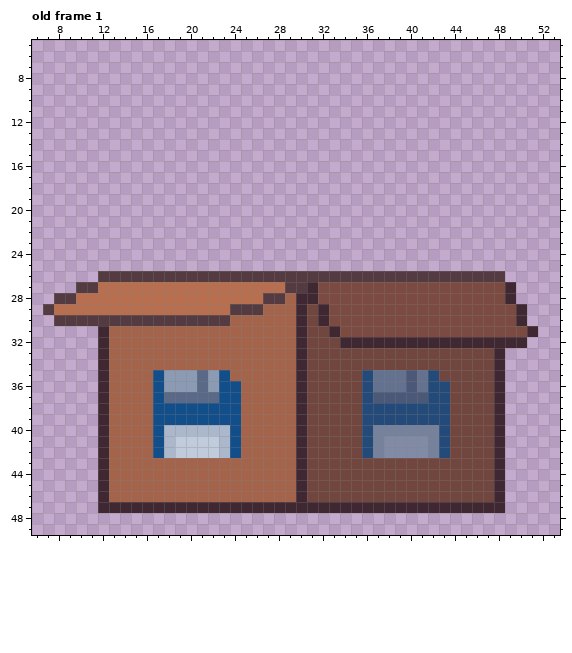
One commit to this pixel-art file: assets/art/ui/savebox.aseprite. The first picture shows the starting point.
64x64 pixels, 1 frame. Shown: old frame 1: x 6..53, y 5..49. The commit also changed other frames, which this record leaves out.
Once edited:
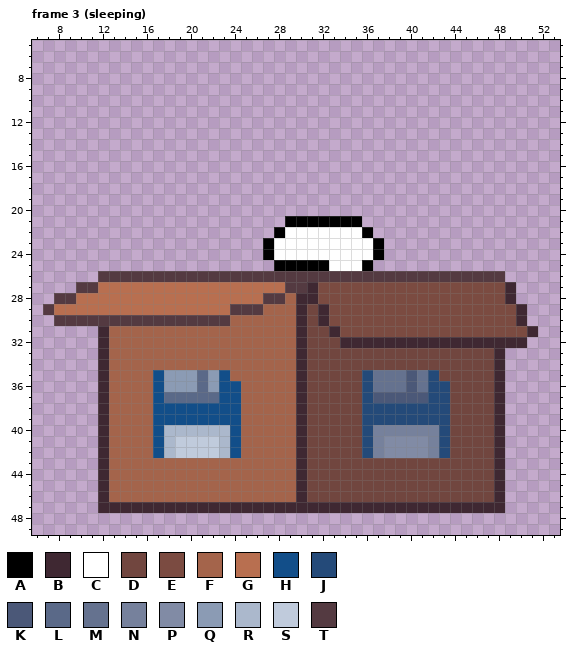
Palette (. is transparent): A #000000  B #3f2832  C #ffffff  D #71463f  E #7b4b41  F #a4644b  G #b86f50  H #124e89  J #244a79  K #4b5878  L #5a6988  M #65728f  N #76819c  P #818ba5  Q #8b9bb4  R #abb8cc  S #c0cbdc  T #543a41
A new or re-ordered frame is compared with the old frame closest to it.
The exact change:
frames 1 -> 8
layer "big z" added
Changed rows in their new state; - is an unchanged pixel.
Frame 3 (sleeping) is new; against old frame 1, layer "big z":
first column x 27:
21 --AAAAAAA--
22 -ACCCCCCCA-
23 ACCCCCCCCCA
24 ACCCCCCCCCA
25 -AAAAACCCA-
